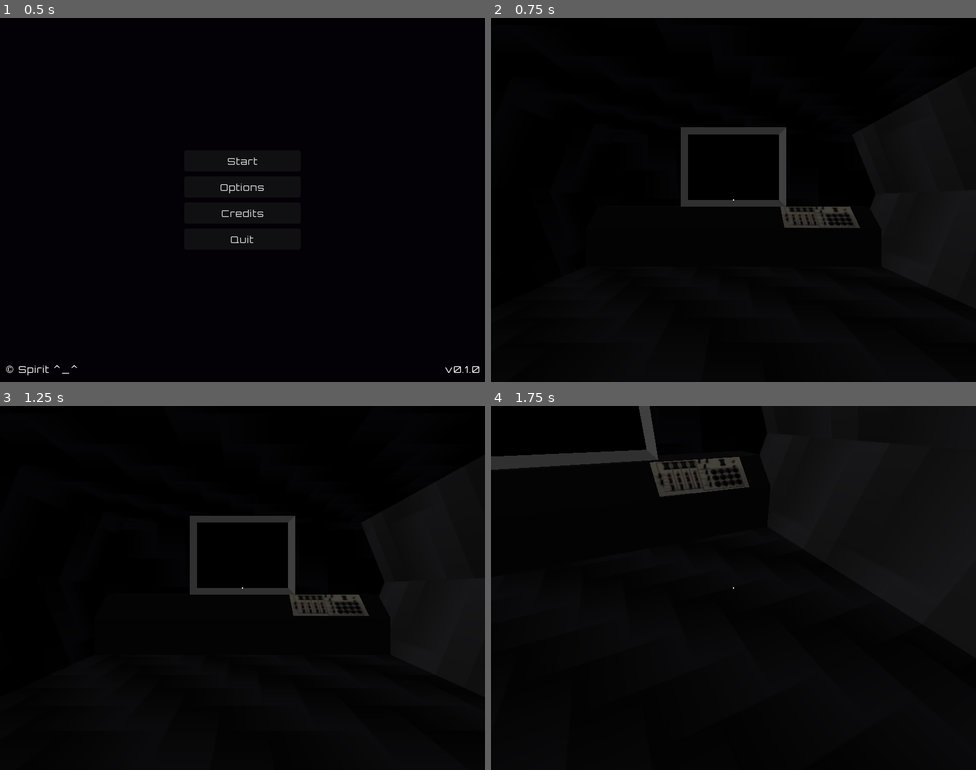
Above: before the commit, frames 1-4 (two rows, left to right).
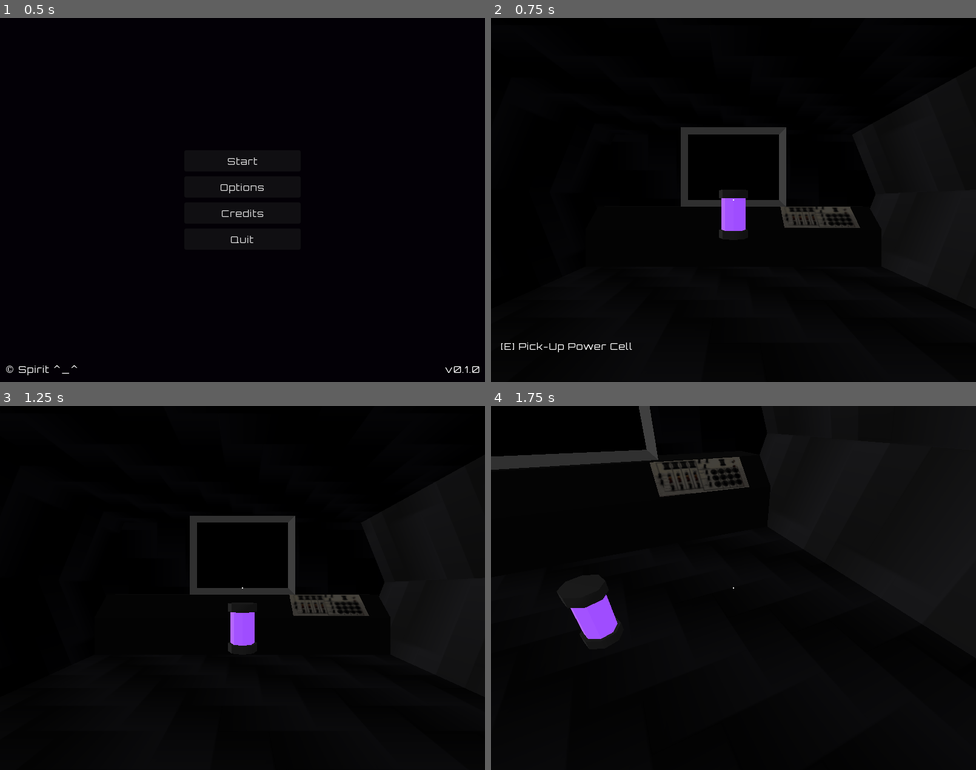
Above: after the commit, the same moments.

Repository: amr-engineer/void-ship
Game: Godot game, scene res://menus/main.tscn
Two runs of this game, one before a commit and one after it. Both use one fixed random seed, a clock stepped at 60 frames per second and the inputs below.
Inputs (mouse positions are in pixels of both pictures, inside the frame that each line leads up to):
- Up to frame 1 (0.5 s): no input
- Up to frame 2 (0.75 s): click "Start" at 0.5 s
- Up to frame 3 (1.25 s): no input
- Up to frame 4 (1.75 s): move the mouse to (757, 588) at 1.27 s; hold W (move_forward) from 1.28 s (still down); hold Right mouse button (drop) from 1.28 s (still down); tap Space (jump) at 1.52 s; tap E (interact) at 1.55 s

Frame 1 is identical in both runs. In frame 2, 0.7% of the frame differs, in the area x 2-53%, y 47-92%; in frame 3, 0.5%; in frame 4, 0.7%, in the area x 13-27%, y 51-67%.

Commit message:
implement power managment system

Diff:
--- a/scenes/game.tscn
+++ b/scenes/game.tscn
@@ -12,6 +12,8 @@
 [ext_resource type="PackedScene" uid="uid://cs8spopb2ooxc" path="res://player/player.tscn" id="7_gee14"]
 [ext_resource type="Texture2D" uid="uid://cfp2b68sye7fe" path="res://assets/danger_of_death.png" id="8_0tnpc"]
 [ext_resource type="Script" uid="uid://nndng22b8a6r" path="res://ship/optic_sensors_screen.gd" id="9_vtaks"]
+[ext_resource type="ArrayMesh" uid="uid://fjb12iaf4duc" path="res://assets/power_cell.obj" id="12_kvuet"]
+[ext_resource type="Script" uid="uid://s03nfewialp6" path="res://scenes/power_cell.gd" id="12_trtic"]
 
 [sub_resource type="PhysicsMaterial" id="PhysicsMaterial_r4tgf"]
 rough = true
@@ -102,6 +104,18 @@
 [sub_resource type="ViewportTexture" id="ViewportTexture_0tnpc"]
 viewport_path = NodePath("Ship/optics/SubViewport")
 
+[sub_resource type="StandardMaterial3D" id="StandardMaterial3D_ir15t"]
+albedo_color = Color(0.8, 0.6, 1, 1)
+emission_enabled = true
+emission = Color(0.5686275, 0.22745098, 1, 1)
+
+[sub_resource type="StandardMaterial3D" id="StandardMaterial3D_kvuet"]
+albedo_color = Color(0.26666668, 0.26666668, 0.26666668, 1)
+
+[sub_resource type="CylinderShape3D" id="CylinderShape3D_oq0xs"]
+height = 1.0
+radius = 0.3
+
 [node name="Game" type="Node3D" unique_id=373692817]
 script = ExtResource("1_dinhu")
 
@@ -266,4 +280,33 @@
 texture_filter = 0
 texture = SubResource("ViewportTexture_0tnpc")
 
+[node name="power_cell_1" type="RigidBody3D" parent="interior/objects" unique_id=1035751996]
+transform = Transform3D(0.9999997, 0, 0, 0, 1, 0, 0, 0, 0.9999997, 0, 2, 5)
+collision_layer = 24
+collision_mask = 4
+script = ExtResource("12_trtic")
+
+[node name="MeshInstance3D" type="MeshInstance3D" parent="interior/objects/power_cell_1" unique_id=769042171]
+mesh = ExtResource("12_kvuet")
+surface_material_override/0 = SubResource("StandardMaterial3D_ir15t")
+surface_material_override/1 = SubResource("StandardMaterial3D_kvuet")
+
+[node name="CollisionShape3D" type="CollisionShape3D" parent="interior/objects/power_cell_1" unique_id=151197251]
+shape = SubResource("CylinderShape3D_oq0xs")
+
+[node name="power_cell_2" type="RigidBody3D" parent="interior/objects" unique_id=1158555909]
+transform = Transform3D(0.99999946, 0, 0, 0, 1, 0, 0, 0, 0.99999946, 0, 2, -5.0000014)
+collision_layer = 24
+collision_mask = 4
+script = ExtResource("12_trtic")
+
+[node name="MeshInstance3D" type="MeshInstance3D" parent="interior/objects/power_cell_2" unique_id=1350161887]
+mesh = ExtResource("12_kvuet")
+surface_material_override/0 = SubResource("StandardMaterial3D_ir15t")
+surface_material_override/1 = SubResource("StandardMaterial3D_kvuet")
+
+[node name="CollisionShape3D" type="CollisionShape3D" parent="interior/objects/power_cell_2" unique_id=2052375073]
+shape = SubResource("CylinderShape3D_oq0xs")
+
 [node name="Player" parent="interior" unique_id=2022565502 instance=ExtResource("7_gee14")]
+unique_name_in_owner = true
--- /dev/null
+++ b/scenes/power_cell.gd
@@ -0,0 +1,34 @@
+extends RigidBody3D
+class_name PowerCell
+
+
+@onready var player: Player = %Player
+
+var powering : Node
+
+
+func get_input_info() -> String:
+	return "[LMB] Install Power Cell\n[RMB] Drop Power Cell"
+
+
+func get_interact_info() -> String:
+	return "[E] Pick-Up Power Cell"
+
+
+func interact() -> void:
+	player.drop_item()
+	freeze = true
+	if powering: powering.remove_power_cell()
+	player.hand.remote_path = player.hand.get_path_to(self)
+
+
+func use() -> void:
+	if player.interact_ray.is_colliding():
+		var collider: CollisionObject3D = player.interact_ray.get_collider()
+		if collider.has_method("install_power_cell"):
+			if collider.install_power_cell(self):
+				player.hand.remote_path = ""
+
+
+func on_drop() -> void:
+	freeze = false
Not shown, added: assets/power_cell.mtl
Not shown, added: assets/power_cell.obj
Not shown, added: assets/power_cell.obj.import
Not shown, added: scenes/power_cell.gd.uid
